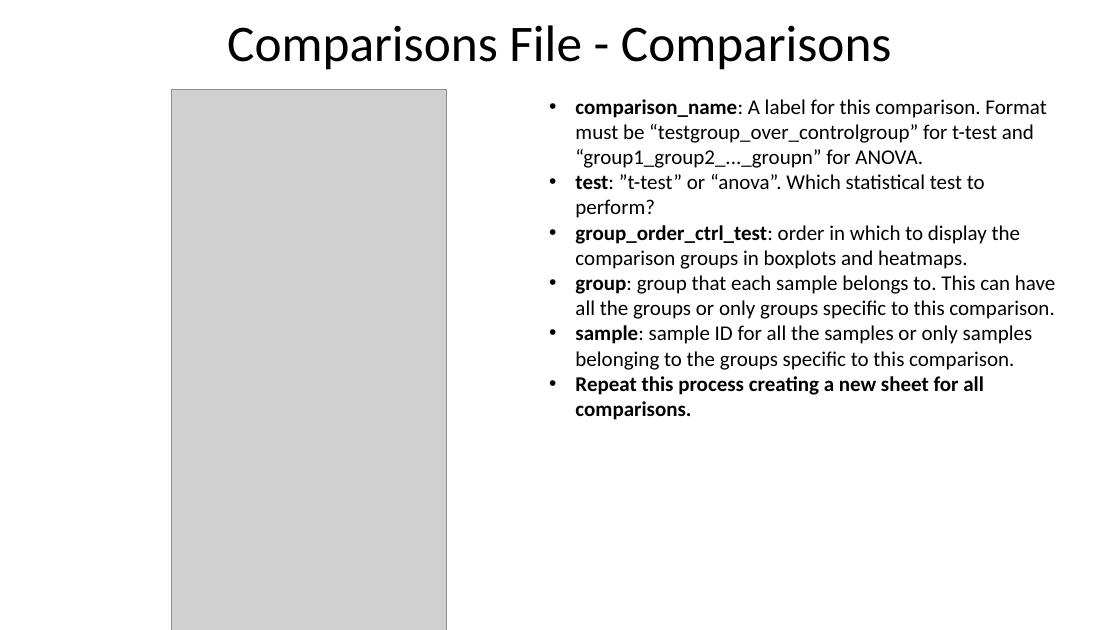
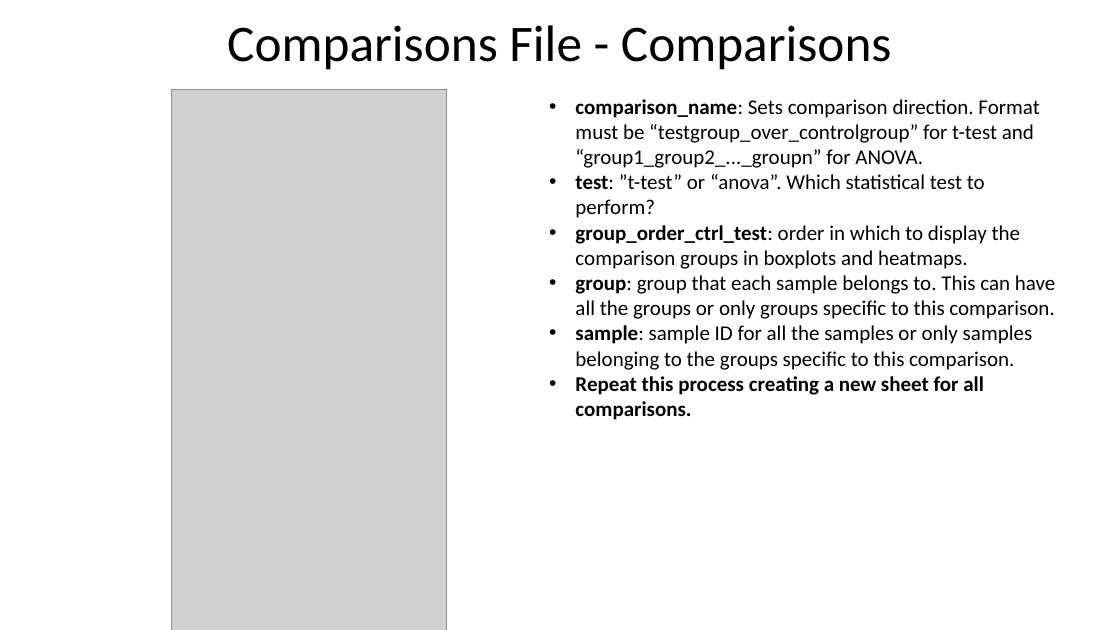
Before and after one commit to CoarfaBCM/runModac, a slide deck: slide 19 of Readme/IntroToModac.pptx. Drawn at 1120x630 pixels with LibreOffice and Linux fonts; fonts in the diff are those of the drawing; grey boxes stand for pictures. Boxes give left, top, right and bottom in pixels: in the first picture for what was removed or moved away, otherwise in the second. Text is boxed around its words. In the diff, an @@ line names an element or a change of style, - is before the commit and + after.

```diff
--- a/Readme/IntroToModac.pptx
+++ b/Readme/IntroToModac.pptx
@@ text at (x1=575, y1=99, x2=1039, y2=168): text changed @@
-• comparison_name: A label for this comparison. Format must be “testgroup_over_controlgroup” for t-test and “group1_group2_..._groupn” for ANOVA.
+• comparison_name: Sets comparison direction. Format must be “testgroup_over_controlgroup” for t-test and “group1_group2_..._groupn” for ANOVA.
```
Also in this commit, not shown: 2 other slides changed.
